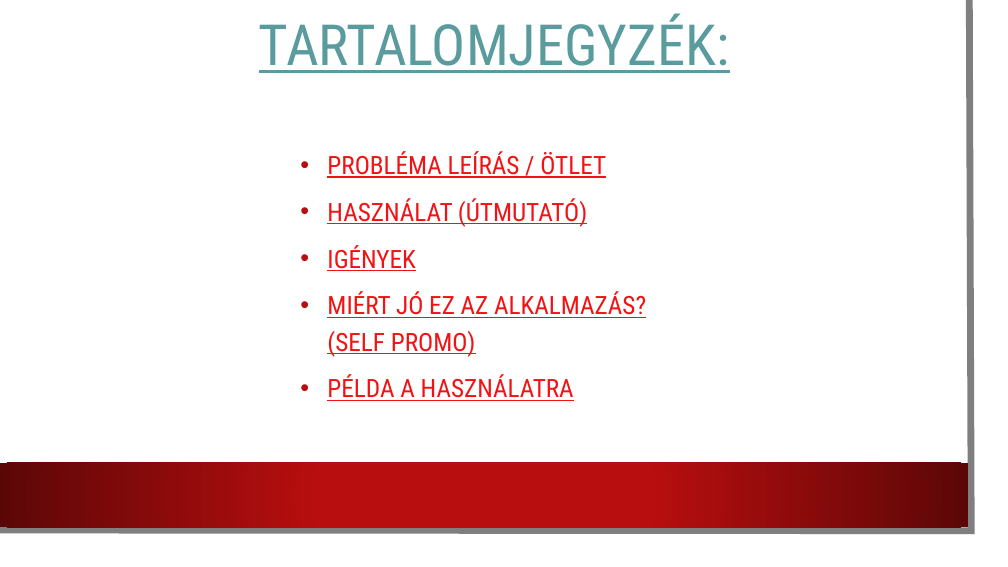
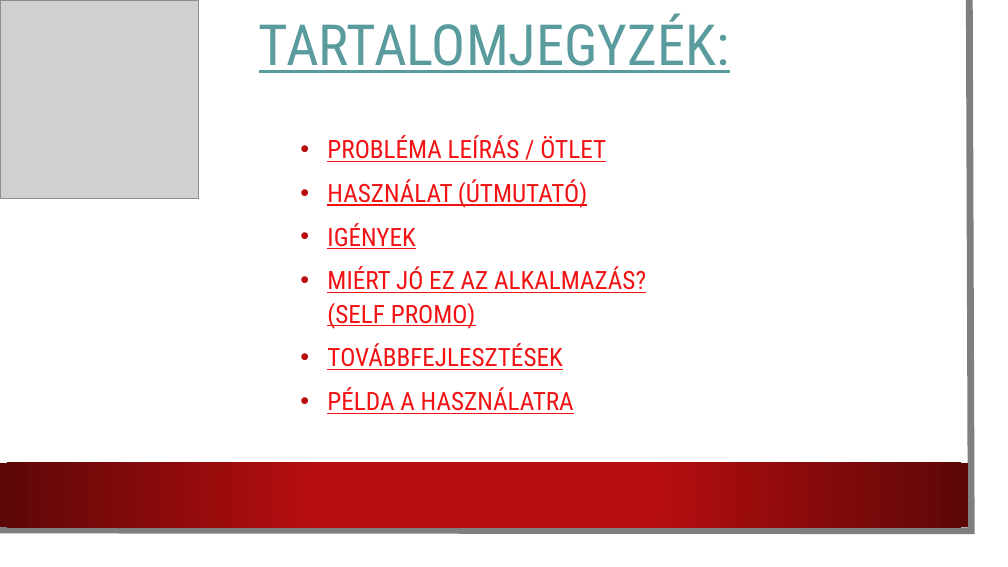
Before and after one commit to karpatililiana/Csapatmunka2.0, a slide deck: slide 2 of Programbemutató.pptx. Drawn at 1008x567 pixels with LibreOffice and Linux fonts; fonts in the diff are those of the drawing; grey boxes stand for pictures; background and template pictures are left out. Boxes give left, top, right and bottom in pixels: in the first picture for what was removed or moved away, otherwise in the second. Text is boxed around its words. In the diff, an @@ line names an element or a change of style, - is before the commit and + after.

```diff
--- a/Programbemutató.pptx
+++ b/Programbemutató.pptx
@@ picture added at <box>0,0,198,198</box> @@
@@ text at <box>327,135,646,414</box>: line spacing 1.2 to 1.1 @@
@@ text at <box>327,344,562,370</box>: paragraph added @@
+• TOVÁBBFEJLESZTÉSEK
```
Also in this commit, not shown: 6 other slides changed.
